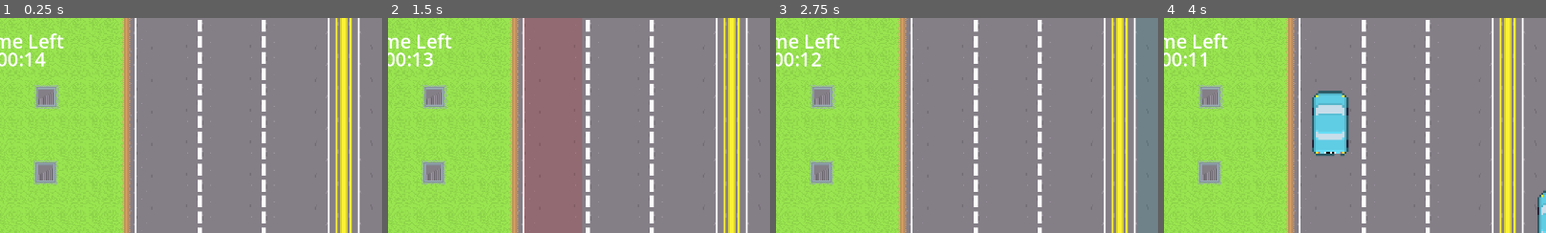
Above: before the commit, frames 1-4 (left to right).
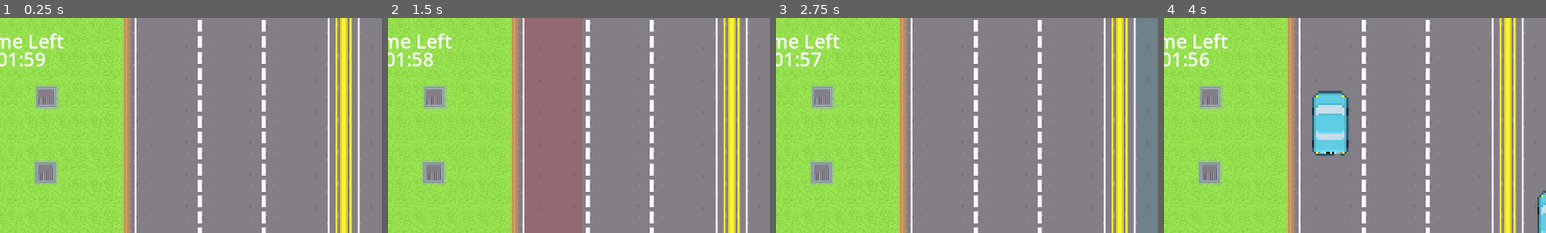
Above: after the commit, the same moments.

Repository: lewis785/gmtk-game-jam-2023
Game: Godot game, scene res://scenes/world.tscn
The game is run twice, just before and just after one commit, with the same random seed, the same clock (stepped at 60 frames per second) and the same inputs. Sound files missing from this copy of the repository are replaced by a short silence.
Inputs (mouse positions are % of the whole screen's width and height, from its top left):
- Up to frame 1 (0.25 s): no input
- Up to frame 2 (1.5 s): tap Enter at 0.5 s; move the mouse to (72, 45) at 0.52 s; click (72, 45) at 0.67 s; move the mouse to (30, 55) at 1.27 s; click (30, 55) at 1.42 s
- Up to frame 3 (2.75 s): move the mouse to (60, 28) at 2.02 s; click (60, 28) at 2.17 s
- Up to frame 4 (4 s): move the mouse to (45, 70) at 2.77 s; click (45, 70) at 2.92 s; move the mouse to (80, 65) at 3.52 s; click (80, 65) at 3.67 s
The pictures show only the part of the screen within x 5-55%, y 0-50%; the shares and areas given below are measured in that part.

The runs differ from the first frame. In frame 1, 0.4% of the frame differs, in the area x 2-12%, y 16-23%; in frame 2, 0.3%; in frame 3, 0.3%; in frame 4, 0.3%.

Commit message:
FIX timer default amount

Diff:
--- a/scenes/camera/Camera.tscn
+++ b/scenes/camera/Camera.tscn
@@ -74,4 +74,3 @@
 label_settings = SubResource("LabelSettings_522ud")
 
 [node name="TimerComponent" parent="." instance=ExtResource("3_i6a5x")]
-time_limit = 15
